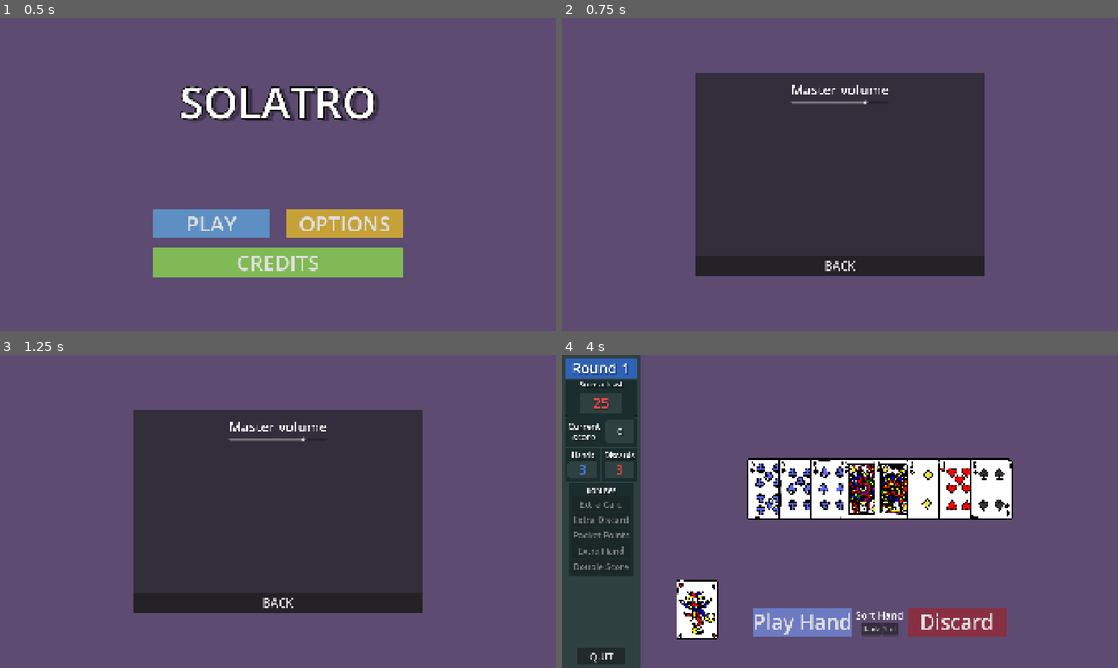
Above: before the commit, frames 1-4 (two rows, left to right).
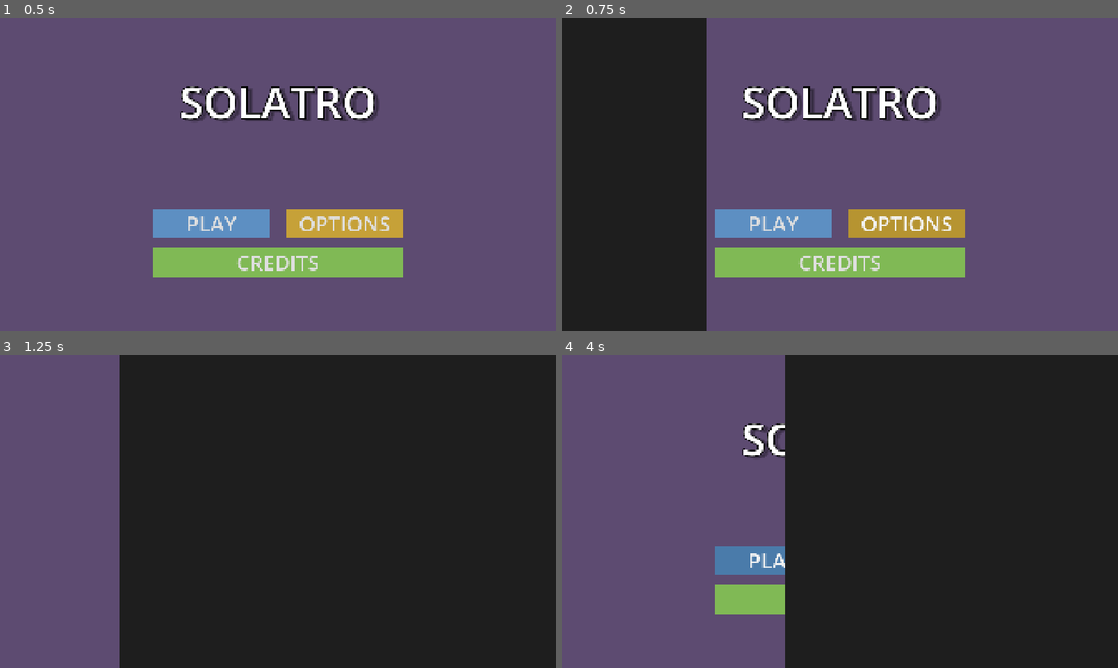
Above: after the commit, the same moments.

Repository: o-GUTS/solatro
Game: Godot game, scene res://src/main.tscn
The game is run twice, just before and just after one commit, with the same random seed, the same clock (stepped at 60 frames per second) and the same inputs.
Inputs:
- Up to frame 1 (0.5 s): no input
- Up to frame 2 (0.75 s): click "OPTIONS" at 0.5 s
- Up to frame 3 (1.25 s): no input
- Up to frame 4 (4 s): click "BACK" at 1.25 s; click "CREDITS" at 2 s; click "GO BACK" at 2.75 s; click "PLAY" at 3.5 s

Frame 1 is identical in both runs. In frame 2, 58% of the frame differs, in the area x 0-76%, y 0-100%; in frame 3, 75%; in frame 4, 80%, in the area x 0-100%, y 0-100%.

Commit message:
added screen fade in/out

Diff:
--- a/src/transition_manager/screen_transition_manager.gd
+++ b/src/transition_manager/screen_transition_manager.gd
@@ -12,32 +12,40 @@
 const game_screen_path: String = "res://src/screens/game/game_screen.tscn"
 const shop_screen_path: String = "res://src/screens/shop/shop_screen.tscn"
 
-
-func _ready() -> void:
-    transtition_to(Screens.title)
+@onready var fade_rect: ColorRect = %fade_rect
+@onready var screen_parent: Node = %screen_parent
+@onready var anim: AnimationPlayer = %anim
 
 
 func transtition_to(screen: Screens) -> void:
-    for node in get_children():
+    anim.play(&"fade_in")
+    await anim.animation_finished
+
+    for node in screen_parent.get_children():
         node.queue_free()
 
     match screen:
         Screens.title:
             var screen_scene: PackedScene = load(title_screen_path)
-            add_child(screen_scene.instantiate())
+            screen_parent.add_child(screen_scene.instantiate())
 
         Screens.options:
             var screen_scene: PackedScene = load(options_screen_path)
-            add_child(screen_scene.instantiate())
+            screen_parent.add_child(screen_scene.instantiate())
 
         Screens.credits:
             var screen_scene: PackedScene = load(credits_screen_path)
-            add_child(screen_scene.instantiate())
+            screen_parent.add_child(screen_scene.instantiate())
 
         Screens.game:
             var screen_scene: PackedScene = load(game_screen_path)
-            add_child(screen_scene.instantiate())
+            screen_parent.add_child(screen_scene.instantiate())
 
         Screens.shop:
             var screen_scene: PackedScene = load(shop_screen_path)
-            add_child(screen_scene.instantiate())
+            screen_parent.add_child(screen_scene.instantiate())
+
+    anim.play(&"fade_out")
+    await anim.animation_finished
+
+    anim.play(&"RESET")
--- a/src/transition_manager/screen_transition_manager.tscn
+++ b/src/transition_manager/screen_transition_manager.tscn
@@ -1,6 +1,141 @@
 [gd_scene format=3 uid="uid://d4e24l3ib0x5s"]
 
 [ext_resource type="Script" uid="uid://bsl0jiqtl84ao" path="res://src/transition_manager/screen_transition_manager.gd" id="1_wn5k5"]
+[ext_resource type="PackedScene" uid="uid://dovasj70yxw1j" path="res://src/screens/title/title_screen.tscn" id="2_7tjix"]
+
+[sub_resource type="Animation" id="Animation_wn5k5"]
+length = 0.001
+tracks/0/type = "value"
+tracks/0/imported = false
+tracks/0/enabled = true
+tracks/0/path = NodePath("fade_rect:size")
+tracks/0/interp = 1
+tracks/0/loop_wrap = true
+tracks/0/keys = {
+"times": PackedFloat32Array(0),
+"transitions": PackedFloat32Array(1),
+"update": 0,
+"values": [Vector2(1920, 1080)]
+}
+tracks/1/type = "value"
+tracks/1/imported = false
+tracks/1/enabled = true
+tracks/1/path = NodePath("fade_rect:position")
+tracks/1/interp = 1
+tracks/1/loop_wrap = true
+tracks/1/keys = {
+"times": PackedFloat32Array(0),
+"transitions": PackedFloat32Array(1),
+"update": 0,
+"values": [Vector2(0, 0)]
+}
+tracks/2/type = "value"
+tracks/2/imported = false
+tracks/2/enabled = true
+tracks/2/path = NodePath("fade_rect:visible")
+tracks/2/interp = 1
+tracks/2/loop_wrap = true
+tracks/2/keys = {
+"times": PackedFloat32Array(0),
+"transitions": PackedFloat32Array(1),
+"update": 1,
+"values": [false]
+}
+
+[sub_resource type="Animation" id="Animation_7tjix"]
+resource_name = "fade_in"
+length = 0.5
+tracks/0/type = "value"
+tracks/0/imported = false
+tracks/0/enabled = true
+tracks/0/path = NodePath("fade_rect:size")
+tracks/0/interp = 2
+tracks/0/loop_wrap = true
+tracks/0/keys = {
+"times": PackedFloat32Array(0, 0.5),
+"transitions": PackedFloat32Array(1, 1),
+"update": 0,
+"values": [Vector2(0, 1080), Vector2(1920, 1080)]
+}
+tracks/1/type = "value"
+tracks/1/imported = false
+tracks/1/enabled = true
+tracks/1/path = NodePath("fade_rect:visible")
+tracks/1/interp = 1
+tracks/1/loop_wrap = true
+tracks/1/keys = {
+"times": PackedFloat32Array(0),
+"transitions": PackedFloat32Array(1),
+"update": 1,
+"values": [true]
+}
+
+[sub_resource type="Animation" id="Animation_mrtfq"]
+resource_name = "fade_out"
+length = 0.5
+tracks/0/type = "value"
+tracks/0/imported = false
+tracks/0/enabled = true
+tracks/0/path = NodePath("fade_rect:size")
+tracks/0/interp = 2
+tracks/0/loop_wrap = true
+tracks/0/keys = {
+"times": PackedFloat32Array(0, 0.5),
+"transitions": PackedFloat32Array(1, 1),
+"update": 0,
+"values": [Vector2(1920, 1080), Vector2(0, 1080)]
+}
+tracks/1/type = "value"
+tracks/1/imported = false
+tracks/1/enabled = true
+tracks/1/path = NodePath("fade_rect:position")
+tracks/1/interp = 2
+tracks/1/loop_wrap = true
+tracks/1/keys = {
+"times": PackedFloat32Array(0, 0.5),
+"transitions": PackedFloat32Array(1, 1),
+"update": 0,
+"values": [Vector2(0, 0), Vector2(1920, 0)]
+}
+tracks/2/type = "value"
+tracks/2/imported = false
+tracks/2/enabled = true
+tracks/2/path = NodePath("fade_rect:visible")
+tracks/2/interp = 1
+tracks/2/loop_wrap = true
+tracks/2/keys = {
+"times": PackedFloat32Array(0),
+"transitions": PackedFloat32Array(1),
+"update": 1,
+"values": [true]
+}
+
+[sub_resource type="AnimationLibrary" id="AnimationLibrary_aru5u"]
+_data = {
+&"RESET": SubResource("Animation_wn5k5"),
+&"fade_in": SubResource("Animation_7tjix"),
+&"fade_out": SubResource("Animation_mrtfq")
+}
 
 [node name="screen_transition_manager" type="Node" unique_id=1150354445 groups=["screen_transition_man"]]
 script = ExtResource("1_wn5k5")
+
+[node name="fade_rect" type="ColorRect" parent="." unique_id=1754090607]
+unique_name_in_owner = true
+visible = false
+z_index = 1
+anchors_preset = 15
+anchor_right = 1.0
+anchor_bottom = 1.0
+grow_horizontal = 2
+grow_vertical = 2
+color = Color(0.11858138, 0.11858138, 0.11858138, 1)
+
+[node name="anim" type="AnimationPlayer" parent="." unique_id=422265541]
+unique_name_in_owner = true
+libraries/ = SubResource("AnimationLibrary_aru5u")
+
+[node name="screen_parent" type="Node" parent="." unique_id=1777298189]
+unique_name_in_owner = true
+
+[node name="titleScreen" parent="screen_parent" unique_id=1555526027 instance=ExtResource("2_7tjix")]
